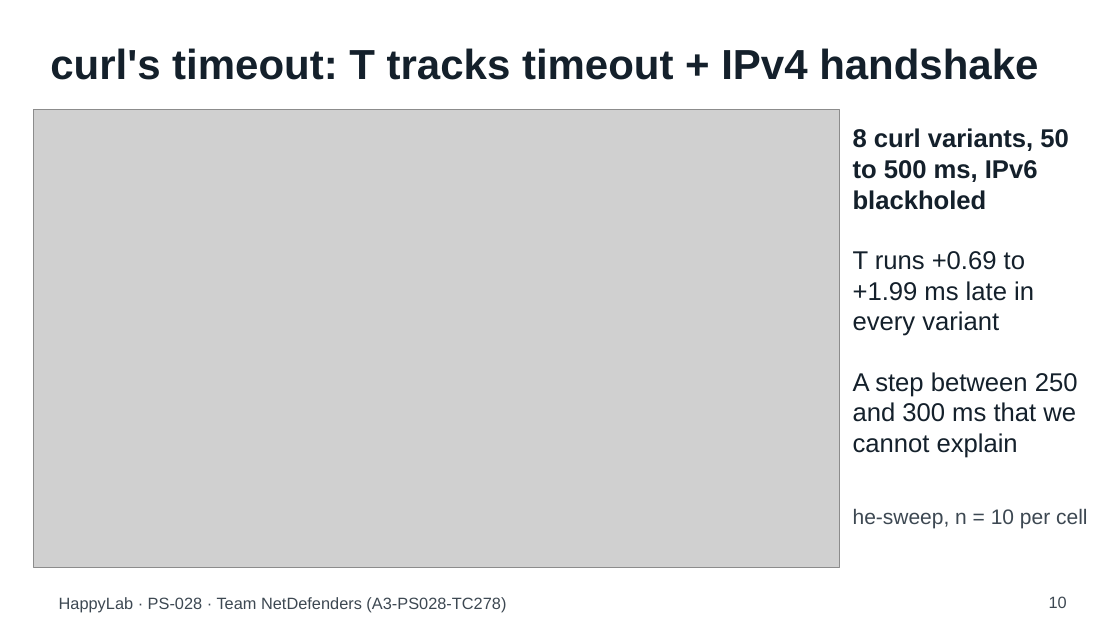
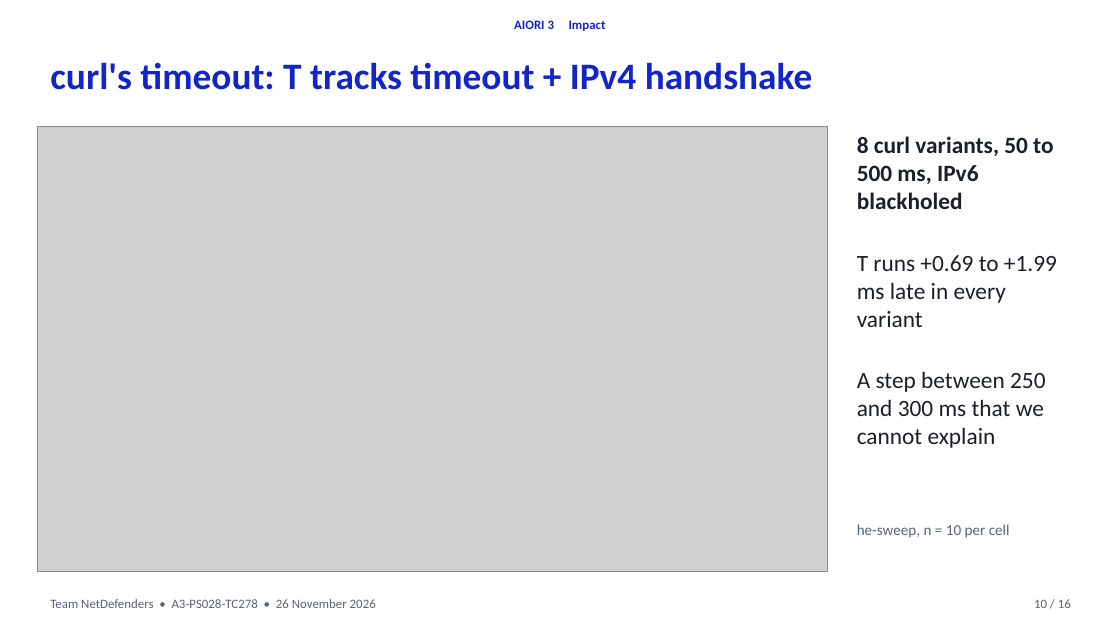
Before and after one commit to aiori-hackathon/A3-PS028-TC278, a slide deck: slide 10 of deck/HappyLab_PS028_TC278.pptx. Drawn at 1120x630 pixels with LibreOffice and Linux fonts; fonts in the diff are those of the drawing; grey boxes stand for pictures. Boxes give left, top, right and bottom in pixels: in the first picture for what was removed or moved away, otherwise in the second. Text is boxed around its words. In the diff, an @@ line names an element or a change of style, - is before the commit and + after.

```diff
--- a/deck/HappyLab_PS028_TC278.pptx
+++ b/deck/HappyLab_PS028_TC278.pptx
@@ text added at box(514, 20, 606, 31), 11 pt, text #1226C8, bold @@
+AIORI 3 Impact
@@ text "curl's timeout: T tracks timeout ...": place and size @@
-text "curl's timeout: T tracks timeout ..." at box(50, 48, 1038, 80)
+text "curl's timeout: T tracks timeout ..." at box(50, 62, 813, 90)
@@ text "curl's timeout: T tracks timeout ..." at box(50, 62, 813, 90): size 36 to 32 pt, font Arial to Calibri, text colour #14202B to #1226C8 @@
@@ picture: place and size @@
-picture at box(34, 109, 839, 567)
+picture at box(38, 126, 828, 571)
@@ text "8 curl variants, 50 to ...": place and size @@
-text "8 curl variants, 50 to ..." at box(853, 128, 1069, 210)
+text "8 curl variants, 50 to ..." at box(857, 136, 1053, 209)
@@ size 22 to 20 pt, font Arial to Calibri, text colour #14202B to #1B1F2A in 3 elements at box(857, 136, 1053, 209), box(857, 255, 1057, 327), box(857, 371, 1045, 448) @@
@@ text "he-sweep, n = 10 per ...": place and size @@
-text "he-sweep, n = 10 per ..." at box(853, 508, 1087, 529)
+text "he-sweep, n = 10 per ..." at box(857, 524, 1010, 538)
@@ text "he-sweep, n = 10 per ..." at box(857, 524, 1010, 538): size 18 to 13 pt, font Arial to Calibri, text colour #3D4852 to #5A6275 @@
@@ text at box(50, 599, 376, 608): text changed; size 14 to 11 pt; font Arial to Calibri; text colour #3D4852 to #5A6275 @@
-HappyLab · PS-028 · Team NetDefenders (A3-PS028-TC278)
+Team NetDefenders • A3-PS028-TC278 • 26 November 2026
@@ text "10 / 16" at box(1034, 599, 1071, 608): vertical alignment top to middle @@
@@ text at box(1034, 599, 1071, 608): text changed; size 14 to 11 pt; font Arial to Calibri; text colour #3D4852 to #5A6275 @@
-10
+10 / 16
```
Also in this commit, not shown: 13 other slides changed, 2 slides added, 14 other files.
